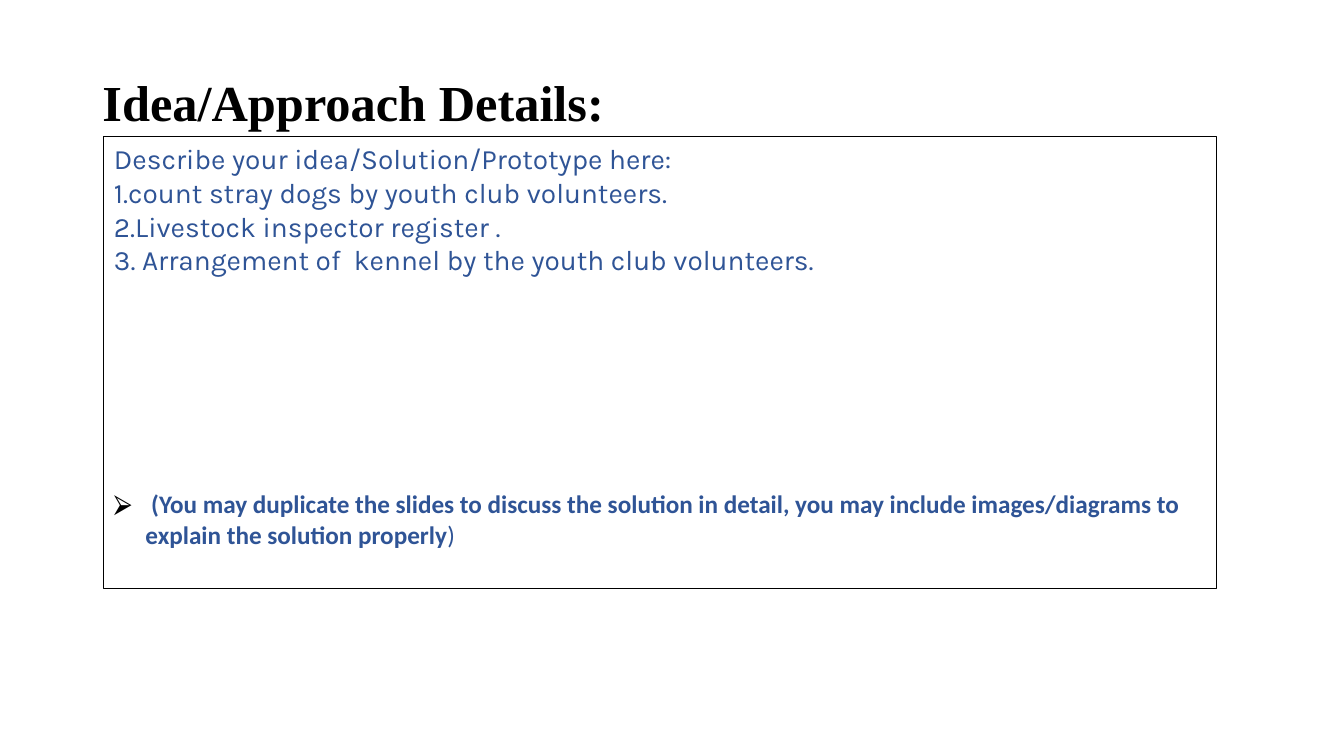
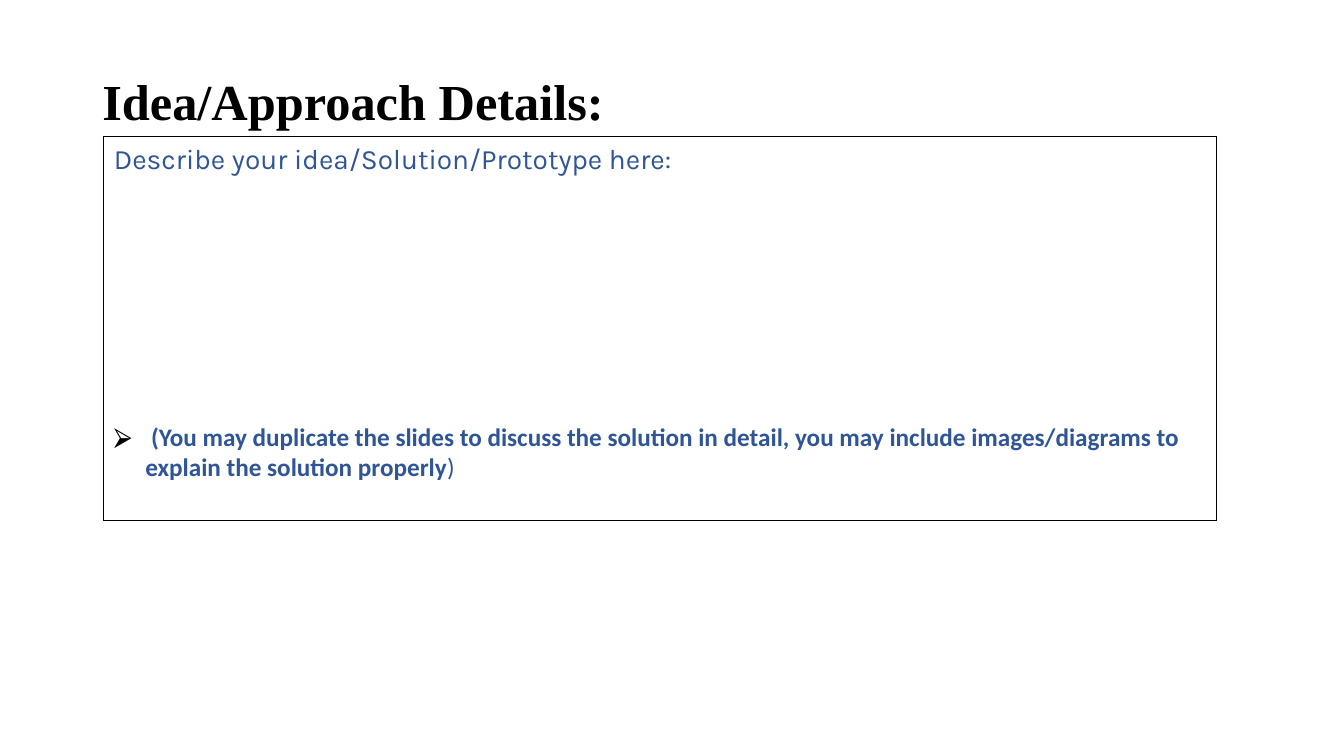
Before and after one commit to SURAJ-SHARMA27/odiapreneuroutr, a slide deck: slide 4 of public/template.pptx. Drawn at 1344x756 pixels with LibreOffice and Linux fonts; fonts in the diff are those of the drawing; background and template pictures are left out. Boxes give left, top, right and bottom in pixels: in the first picture for what was removed or moved away, otherwise in the second. Text is boxed around its words. In the diff, an @@ line names an element or a change of style, - is before the commit and + after.

```diff
--- a/public/template.pptx
+++ b/public/template.pptx
@@ rectangle "Describe your idea/Solution/Prototype here:": place and size @@
-rectangle "Describe your idea/Solution/Prototype here:" at box(104, 137, 1217, 589)
+rectangle "Describe your idea/Solution/Prototype here:" at box(104, 137, 1217, 521)
@@ rectangle "Describe your idea/Solution/Prototype here:" at box(104, 137, 1217, 521): text colour #2F5496 to #2F5597 @@
@@ text in rectangle at box(114, 184, 813, 277): paragraphs removed @@
-1.count stray dogs by youth club volunteers.
-2.Livestock inspector register .
-3. Arrangement of kennel by the youth club volunteers.
```
Also in this commit, not shown: 4 other slides changed, 2 slides added, 2 slides removed, 2 other files.
